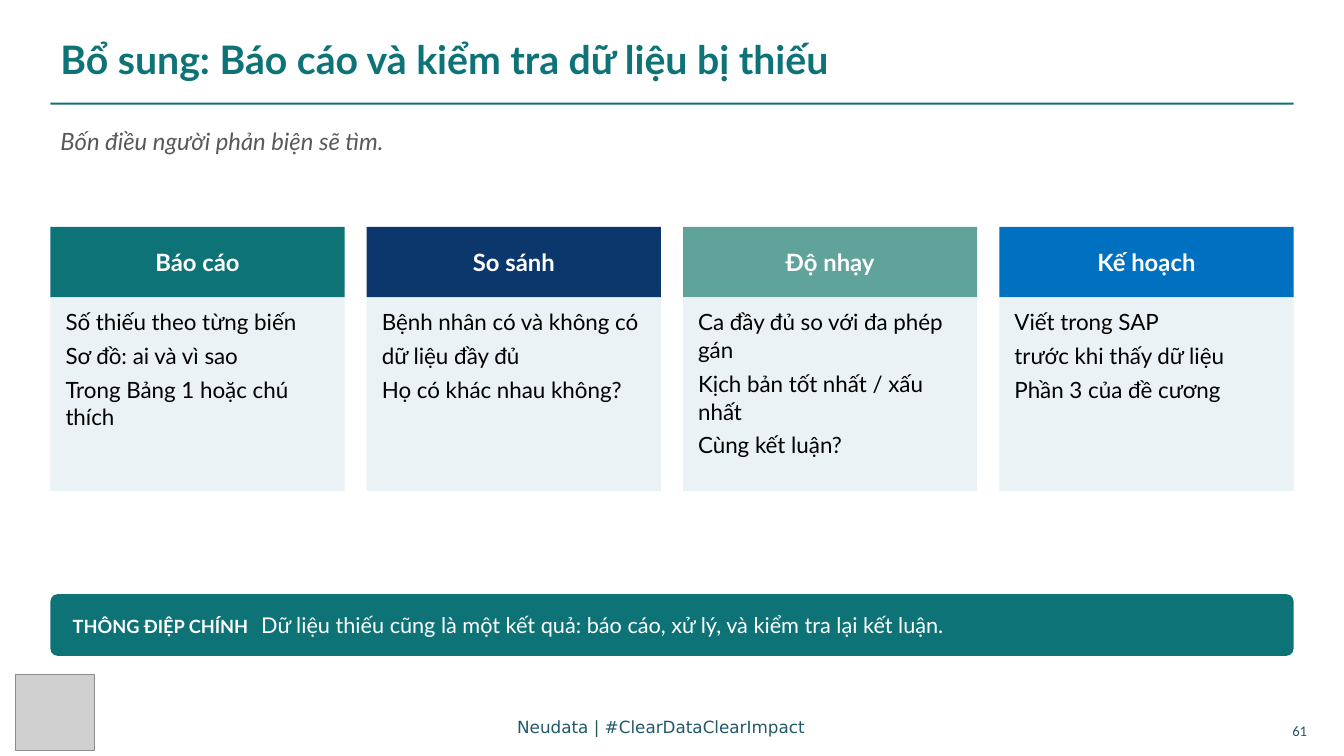
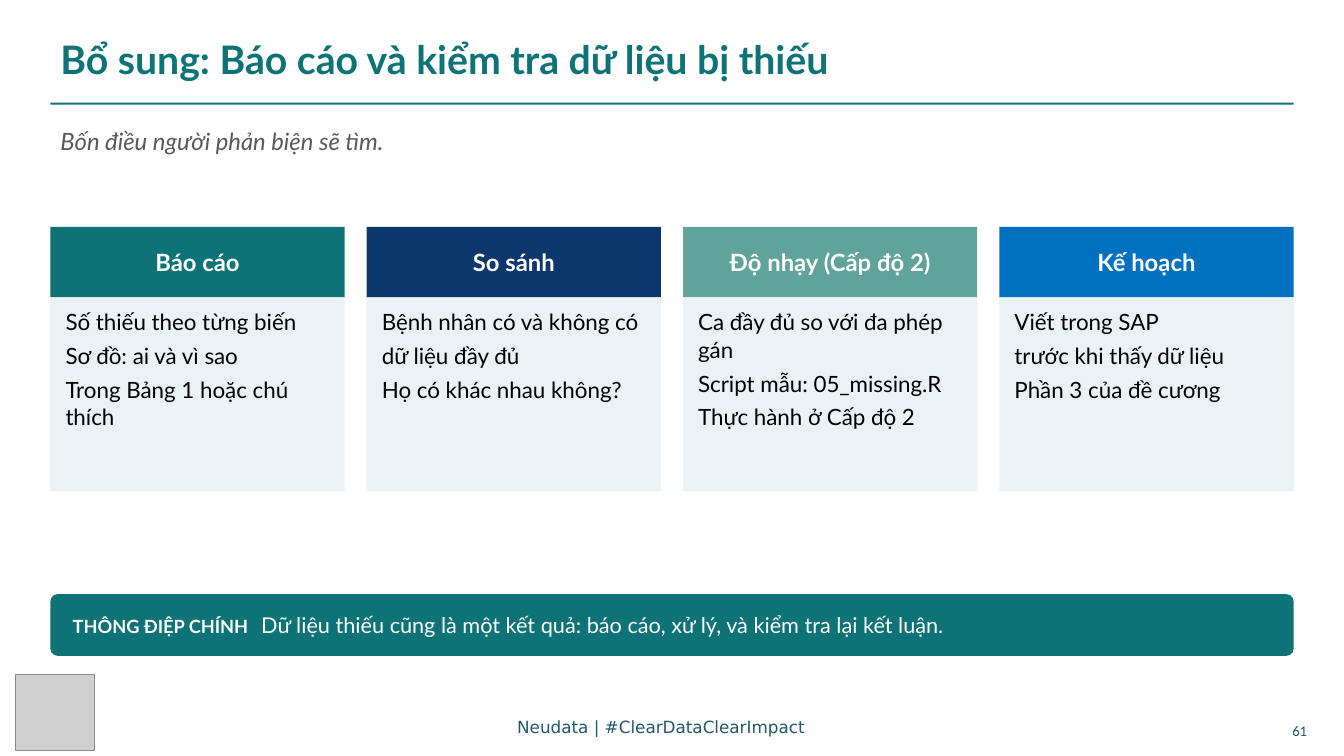
Before and after one commit to neu-data/FoundationsofClinicalResearch, a slide deck: slide 61 of vi/files/slides/Session_6_VN.pptx. Drawn at 1344x756 pixels with LibreOffice and Linux fonts; fonts in the diff are those of the drawing; grey boxes stand for pictures. Boxes give left, top, right and bottom in pixels: in the first picture for what was removed or moved away, otherwise in the second. Text is boxed around its words. In the diff, an @@ line names an element or a change of style, - is before the commit and + after.

```diff
--- a/vi/files/slides/Session_6_VN.pptx
+++ b/vi/files/slides/Session_6_VN.pptx
@@ text in rectangle at (730, 252, 930, 276): text changed @@
-Độ nhạy
+Độ nhạy (Cấp độ 2)
@@ text in rectangle at (698, 372, 942, 429): text changed @@
-Kịch bản tốt nhất / xấu nhất
-Cùng kết luận?
+Script mẫu: 05_missing.R
+Thực hành ở Cấp độ 2
```
Also in this commit, not shown: 2 other slides changed, 25 other files.
